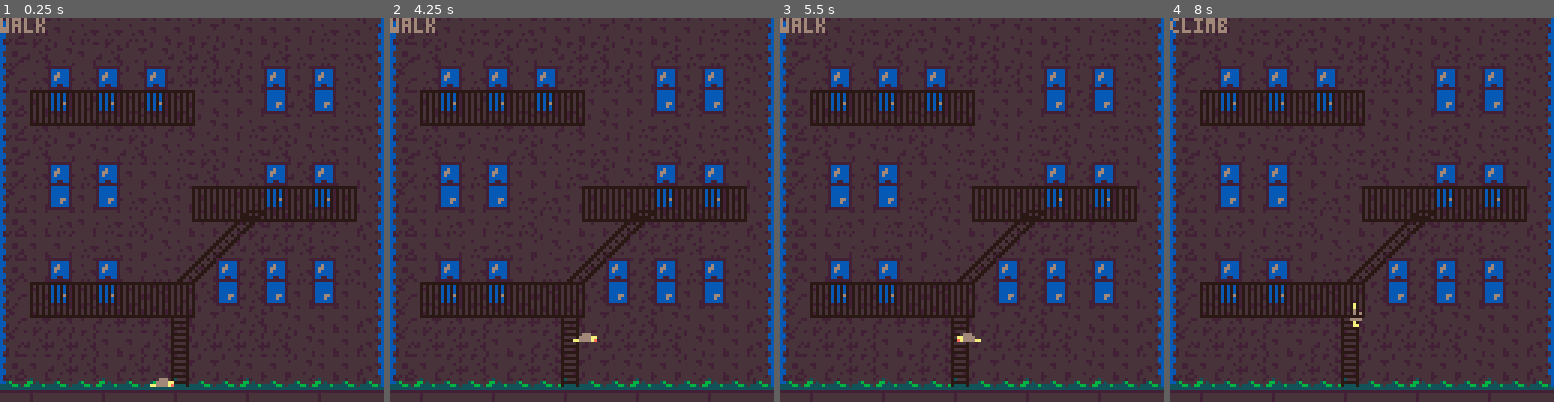
Above: before the commit, frames 1-4 (left to right).
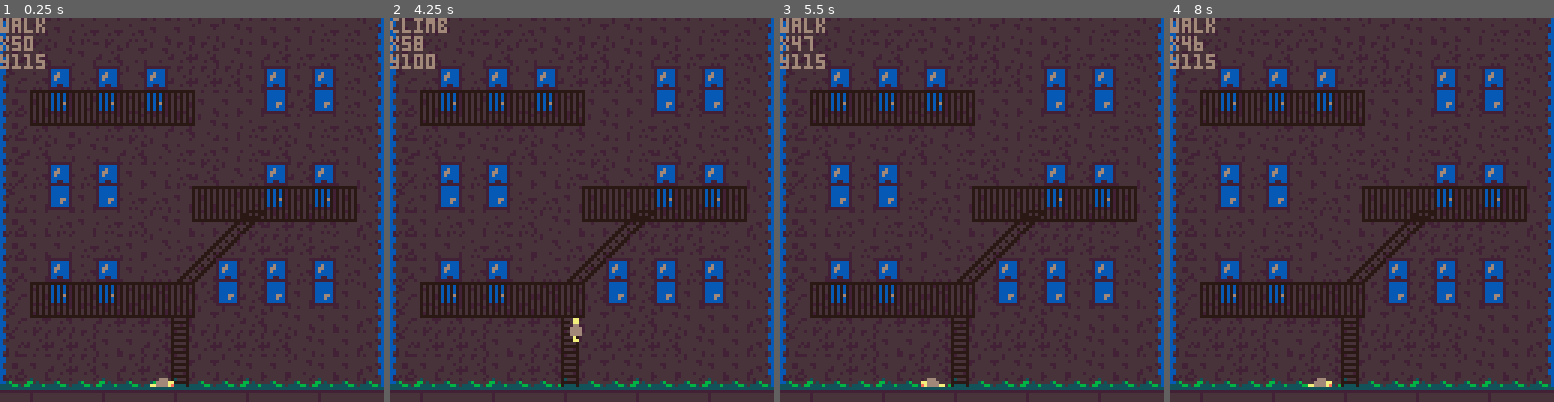
Above: after the commit, the same moments.

Repository: mbaltman/LILGUY
Game: PICO-8 cartridge lilguy.p8
Two runs of this game, one before a commit and one after it. Both use one fixed random seed, a clock stepped at 60 frames per second and the inputs below.
Inputs:
- Up to frame 1 (0.25 s): no input
- Up to frame 2 (4.25 s): hold Left 1.97-2.37 s; hold Down 2.42-2.82 s; hold Right 2.87-3.53 s; hold Up 3.58-4.08 s; hold Right from 4.13 s (still down)
- Up to frame 3 (5.5 s): release Right at 4.53 s; hold Down 4.58-5.08 s; hold Left from 5.13 s (still down)
- Up to frame 4 (8 s): release Left at 5.8 s; hold Up 5.85-6.18 s; hold Left 6.23-6.63 s; hold Down 6.68-7.08 s; hold Right 7.13-7.8 s; hold Up from 7.85 s (still down)

The runs differ from the first frame. In frame 1, 0.4% of the frame differs, in the area x 0-12%, y 4-14%; in frame 2, 0.9%, in the area x 0-54%, y 0-85%; in frame 3, 0.6%; in frame 4, 0.8%.

Commit message:
only walk horizontal on balcony and ground

Diff:
--- a/lilguy.p8
+++ b/lilguy.p8
@@ -91,7 +91,25 @@
 
 function can_walk(level,xpos)
   loc_x = xpos
-  loc_y = opp_pos[2]+4
+  loc_y = opp_pos[2]
+
+
+  if( loc_y + 4 > 118 )
+  then return true end
+
+
+  for balcony in all(level.balconies)
+  do
+     if (balcony[2] > loc_y + 2 or
+         balcony[2] < loc_y -2)
+     then
+       if(loc_x > balcony[1] and
+          loc_x < balcony[1] + 47)
+          then
+            return true
+          end
+     end
+  end
 
 end
 
@@ -122,18 +140,20 @@
    draw_background(l1)
    draw_opossum(opp_pos[1], opp_pos[2],opp_state, opp_flip)
    draw_foreground(l1)
+   print("x" .. opp_pos[1])
+   print("y" .. opp_pos[2])
    camera(0,0)
 end
 
 function _update()
 
-  if(btn(0))
+  if(btn(0) and can_walk(l1,opp_pos[1]-1))
   then
      opp_state = "walk"
      opp_pos[1] -= 1
      opp_flip = {true,false}
   end
-  if(btn(1))
+  if(btn(1) and can_walk(l1,opp_pos[1]+1))
   then
      opp_state ="walk"
      opp_pos[1] += 1
